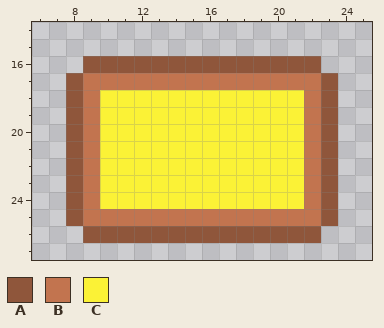
Pixel-art file -- Assets/Arts/GameUI/BorderAndButton/Inventory/TagButton.aseprite. This is how it looked before the edit.
32x32 pixels, 1 frame. Shown: x 6..25, y 14..27.
Palette (. is transparent): A #8f563b  B #c2744f  C #fbf236
Pixels before, first column x 8:
16 .AAAAAAAAAAAAAA.
17 ABBBBBBBBBBBBBBA
18 ABCCCCCCCCCCCCBA
19 ABCCCCCCCCCCCCBA
20 ABCCCCCCCCCCCCBA
21 ABCCCCCCCCCCCCBA
22 ABCCCCCCCCCCCCBA
23 ABCCCCCCCCCCCCBA
24 ABCCCCCCCCCCCCBA
25 ABBBBBBBBBBBBBBA
26 .AAAAAAAAAAAAAA.
After the commit:
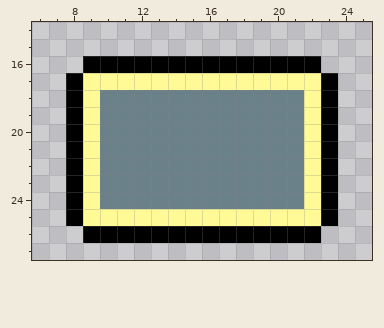
Edits made:
{"colour":"A","old":"#8f563b","new":"#000000"}
{"colour":"B","old":"#c2744f","new":"#fffa96"}
{"colour":"C","old":"#fbf236","new":"#6b8189"}
{"label":"changed","picture_box":[66,56,338,243]}
